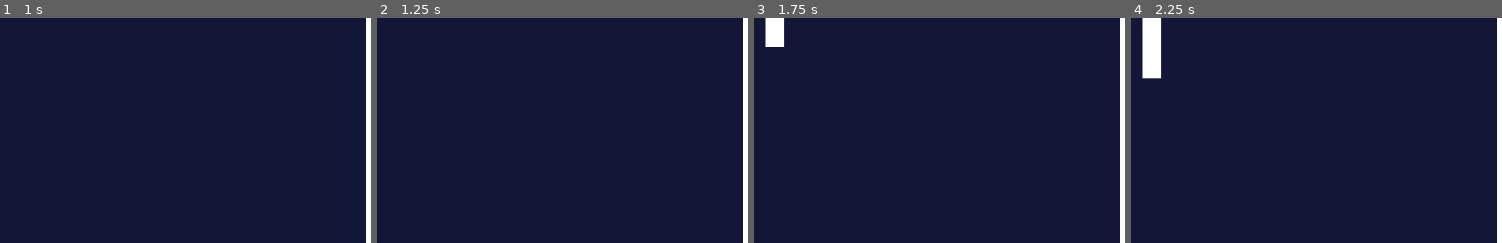
Above: before the commit, frames 1-4 (left to right).
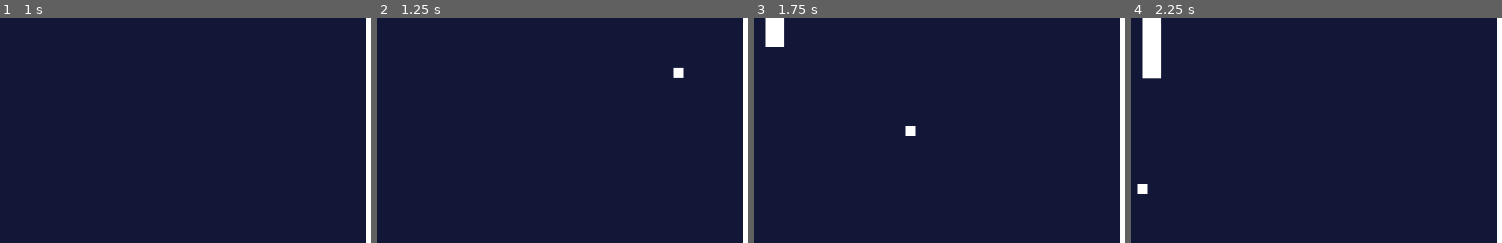
Above: after the commit, the same moments.

Repository: DJGonzalez113/Pong_Clone_Project
Game: Godot game, scene res://Scenes/main.tscn
Same seed, same stepped clock (60 frames per second), same inputs: the game is played once before the commit and once after it.
Inputs:
- Up to frame 1 (1 s): tap Enter at 0.5 s; hold Up (ui_up) from 0.53 s (still down)
- Up to frame 2 (1.25 s): keep holding Up (ui_up)
- Up to frame 3 (1.75 s): release Up (ui_up) at 1.28 s; hold Down (ui_down) from 1.28 s (still down)
- Up to frame 4 (2.25 s): release Down (ui_down) at 2.03 s; hold Up (ui_up) from 2.03 s (still down)
The pictures show only the part of the screen within x 0-50%, y 44-94%; the shares and areas given below are measured in that part.

Frame 1 is identical in both runs. In frame 2, 0.1% of the frame differs, in the area x 79-83%, y 22-27%; in frame 3, 0.1%; in frame 4, 0.1%.
Error before the commit: Invalid operands 'Nil' and 'Nil' in operator '*'. (res://Scripts/Ball.gd:25)

Commit message:
added ball movement

Diff:
--- a/Scenes/main.tscn
+++ b/Scenes/main.tscn
@@ -58,4 +58,4 @@
 one_shot = true
 autostart = true
 
-[connection signal="timeout" from="BallTimer" to="." method="_on_BallTimer_timeout"]
+[connection signal="timeout" from="BallTimer" to="Ball" method="_on_BallTimer_timeout"]
--- a/Scripts/Ball.gd
+++ b/Scripts/Ball.gd
@@ -4,9 +4,8 @@
 const INIT_SPEED = 500
 const ACCL = 10
 var window
-var speed
-var dir
-var rand
+var speed : int
+var dir : Vector2
 
 
 # Called when the node enters the scene tree for the first time.
@@ -15,9 +14,9 @@
 
 # Called when timer times out to reset the ball in the center
 func new_ball():
-	rand.randomize()
+	randomize()
 	position.x = window.x/2
-	position.y = rand.randi_range(250, window.y - 250)
+	position.y = window.y/2
 	speed = INIT_SPEED
 	dir = rand_dir()
 
@@ -25,10 +24,10 @@
 	move_and_collide(dir * speed * delta)
 
 func rand_dir():
-	var new_dir
-	rand.randomize()
-	new_dir.x = rand.randi_range(1, -1)
-	new_dir.y = rand.randf_range(1, -1)
+	var new_dir := Vector2()
+	randomize()
+	new_dir.x = [-1, 1][randi() % 2]
+	new_dir.y = [-0.4, 0.4][randi() % 2]
 	return new_dir.normalized()
 
 
@@ -36,3 +35,7 @@
 # Called every frame. 'delta' is the elapsed time since the previous frame.
 #func _process(delta):
 #	pass
+
+
+func _on_BallTimer_timeout():
+	new_ball()
--- a/Scripts/main.gd
+++ b/Scripts/main.gd
@@ -9,7 +9,3 @@
 # Called when the node enters the scene tree for the first time.
 func _ready():
 	pass # Replace with function body.
-
-
-func _on_BallTimer_timeout():
-	pass
